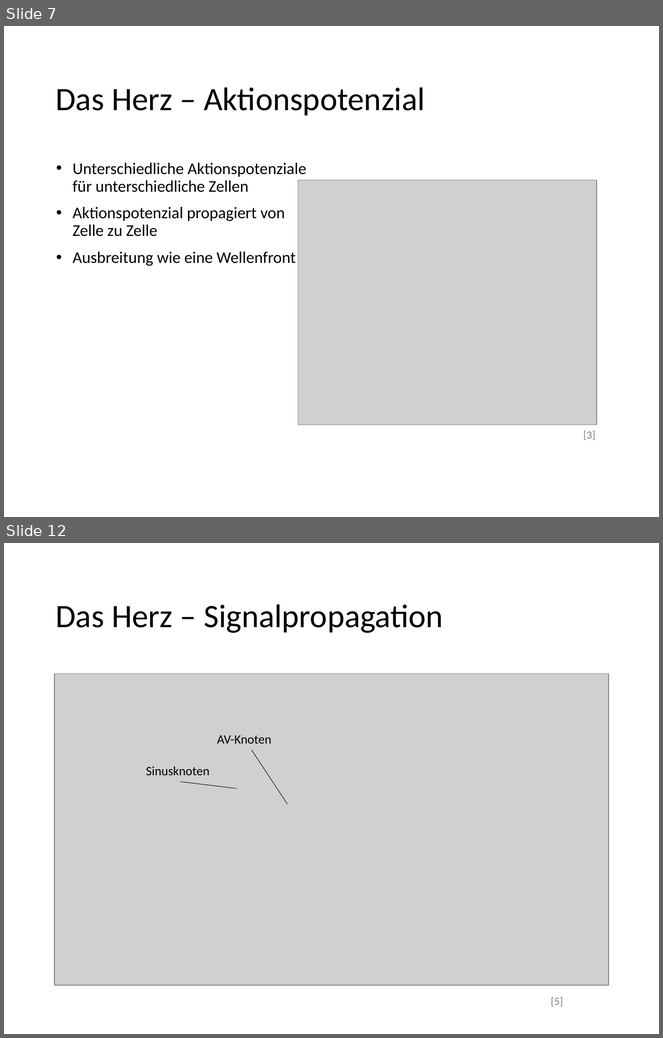
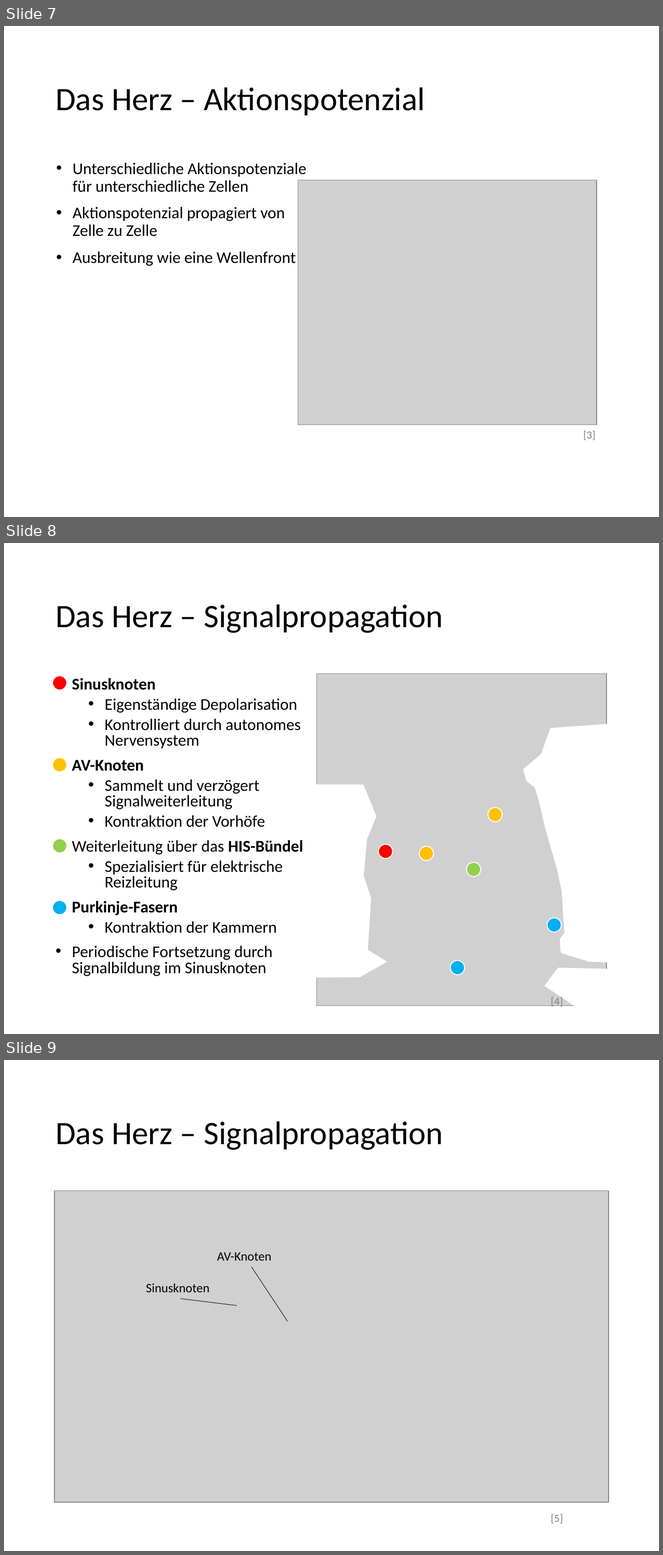
Before and after one commit to flemk/bachelor, a slide deck: presentation.pptx. Shown one above the other, each under a label of ours: slides 7 and 12 before the commit, slides 7, 8 and 9 after it; the slides between them are not shown. The pictures are 663x1038 and 663x1555 pixels, drawn with LibreOffice and Linux fonts; fonts in the diff are those of the drawing; grey boxes stand for pictures. Boxes give left, top, right and bottom in pixels: in the first picture for what was removed or moved away, otherwise in the second. Text is boxed around its words. In the diff, an @@ line names an element or a change of style, - is before the commit and + after.

```diff
--- a/presentation.pptx
+++ b/presentation.pptx
@@ slide 8 added at (4, 543, 659, 1034), background #FFFFFF @@
@@ title added at (55, 604, 443, 633), 36 pt, text #000000 @@
+Das Herz – Signalpropagation
@@ ellipse added at (52, 676, 67, 691), fill #FF0000, outline #FFFFFF 1 pt @@
@@ text added at (72, 678, 303, 977), 18 pt, text #000000 @@
+• Sinusknoten
+  • Eigenständige Depolarisation
+  • Kontrolliert durch autonomes Nervensystem
+• AV-Knoten
+  • Sammelt und verzögert Signalweiterleitung
+  • Kontraktion der Vorhöfe
+• Weiterleitung über das HIS-Bündel
+  • Spezialisiert für elektrische Reizleitung
+• Purkinje-Fasern
+  • Kontraktion der Kammern
+• Periodische Fortsetzung durch Signalbildung im Sinusknoten
@@ ellipse added at (52, 758, 67, 772), fill #FFC000, outline #FFFFFF 1 pt @@
@@ ellipse added at (488, 808, 503, 822), fill #FFC000, outline #FFFFFF 1 pt @@
@@ ellipse added at (52, 839, 67, 853), fill #92D050, outline #FFFFFF 1 pt @@
@@ ellipse added at (379, 845, 393, 859), fill #FF0000, outline #FFFFFF 1 pt @@
@@ ellipse added at (419, 846, 434, 861), fill #FFC000, outline #FFFFFF 1 pt @@
@@ ellipse added at (467, 863, 481, 877), fill #92D050, outline #FFFFFF 1 pt @@
@@ ellipse added at (52, 901, 67, 915), fill #00B0F0, outline #FFFFFF 1 pt @@
@@ ellipse added at (547, 918, 561, 933), fill #00B0F0, outline #FFFFFF 1 pt @@
@@ ellipse added at (450, 961, 465, 976), fill #00B0F0, outline #FFFFFF 1 pt @@
@@ group added at (312, 674, 614, 1007): 3 freeform shapes, 1 picture @@
@@ text added at (551, 996, 563, 1008), 12 pt, text #808080 @@
+[4]
@@ what was slide 12 is now slide 9 @@
```
Also in this commit, not shown: 14 slides changed, 2 other slides added, 1 other file.
